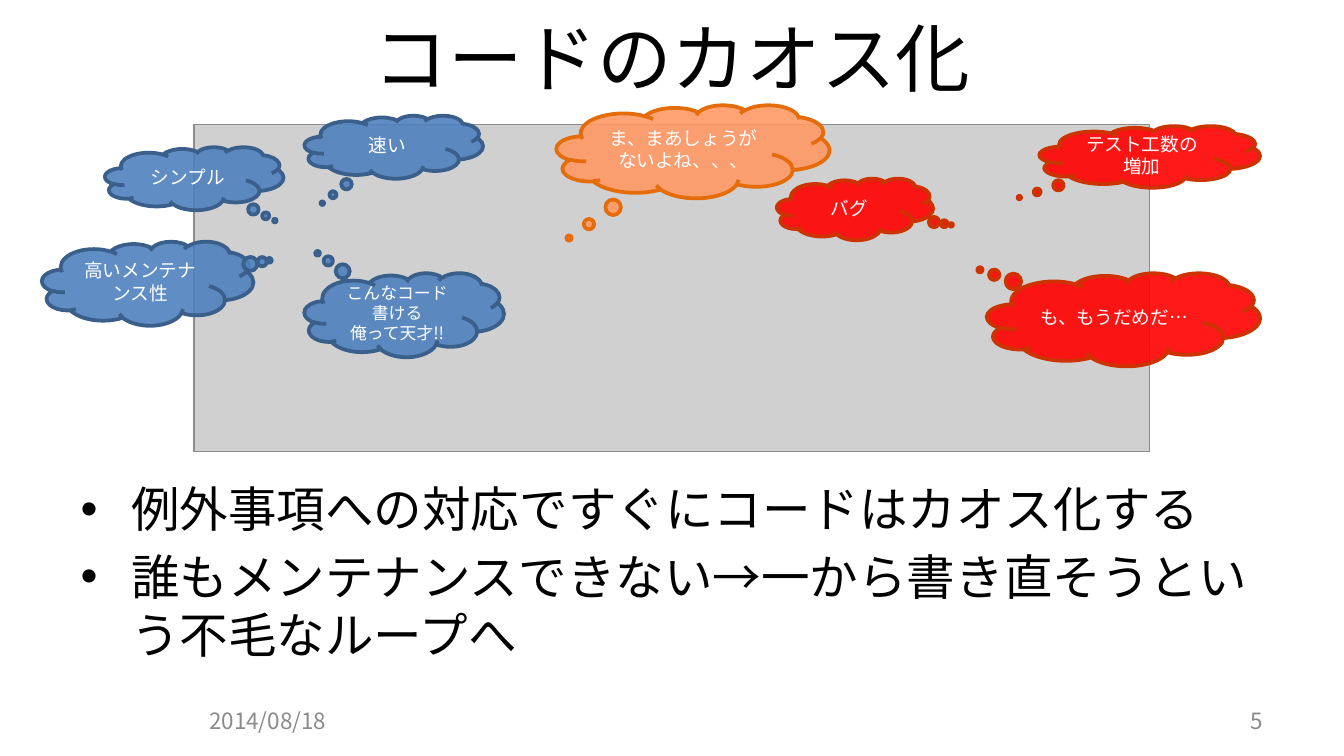
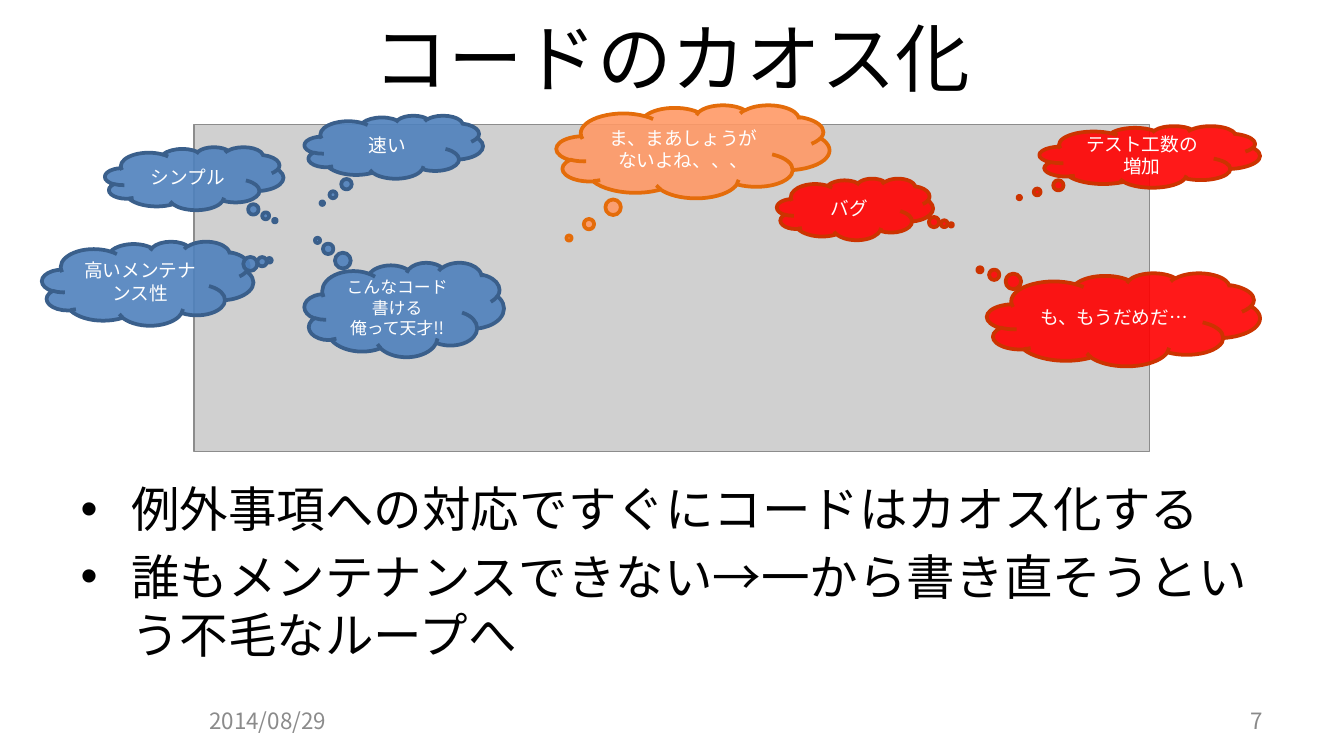
Before and after one commit to JCGS/CEDEC2014, a slide deck: slide 7 of chiyama/2014cedec_chiyama.pptx (slide 5 before the commit). Drawn at 1344x756 pixels with LibreOffice and Linux fonts; fonts in the diff are those of the drawing; grey boxes stand for pictures; background and template pictures are left out. Boxes give left, top, right and bottom in pixels: in the first picture for what was removed or moved away, otherwise in the second. Text is boxed around its words. In the diff, an @@ line names an element or a change of style, - is before the commit and + after.

Commit message:
コードの品質維持の項目を追加 WinPDB のデモを追加 全体の構成を修正

```diff
--- a/chiyama/2014cedec_chiyama.pptx
+++ b/chiyama/2014cedec_chiyama.pptx
@@ thought cloud "こんなコード" resized from (x1=305, y1=273, x2=504, y2=358) to (x1=305, y1=262, x2=504, y2=356) @@
@@ text at (x1=209, y1=711, x2=326, y2=733): text changed @@
-2014/08/18
+2014/08/29
@@ page number at (x1=1251, y1=712, x2=1263, y2=729): text changed @@
-5
+7
```
Also in this commit, not shown: 16 other slides changed, 13 slides added, 1 slide removed, 7 other files.
